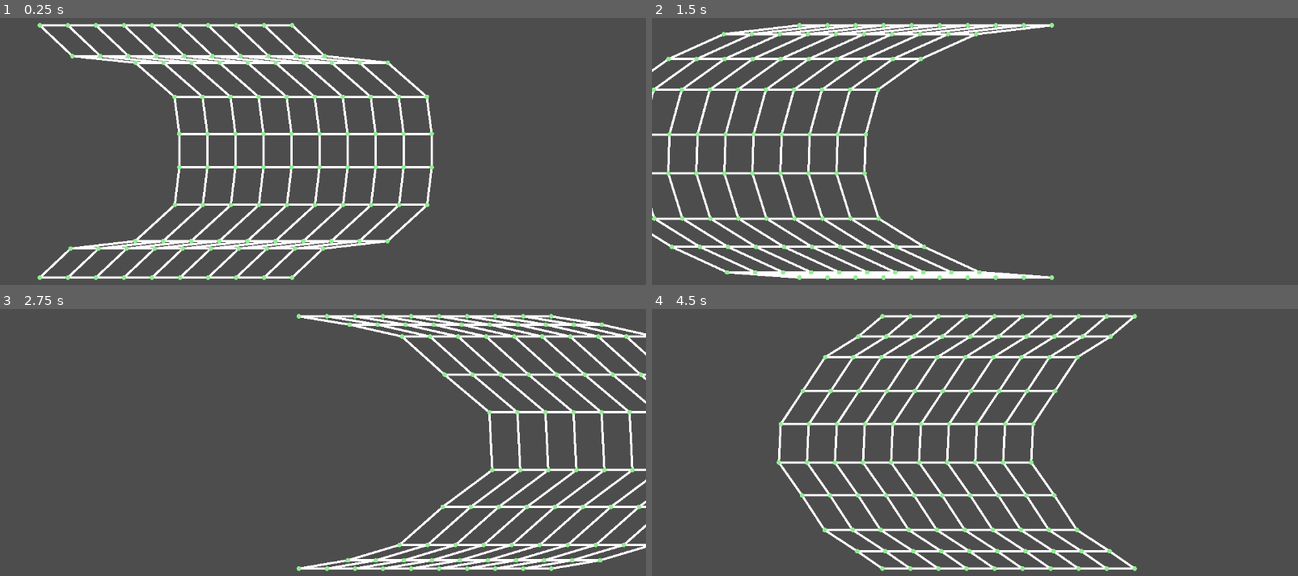
Above: before the commit, frames 1-4 (two rows, left to right).
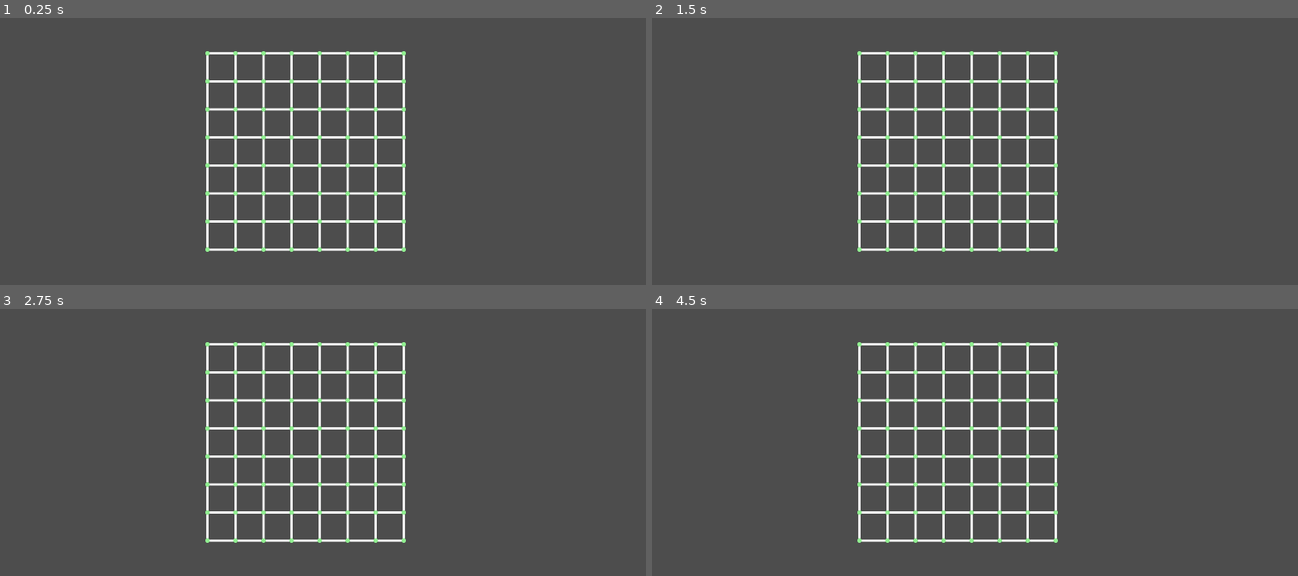
Above: after the commit, the same moments.

Repository: kennethbchen/Medical-Malpicross-Game
Game: Godot game, scene res://scenes/game.tscn
The game is run twice, just before and just after one commit, with the same random seed, the same clock (stepped at 60 frames per second) and the same inputs.
Inputs (mouse positions are in pixels of both pictures, inside the frame that each line leads up to):
- Up to frame 1 (0.25 s): no input
- Up to frame 2 (1.5 s): move the mouse to (1117, 151) at 0.52 s; move the mouse to (845, 188) at 1.27 s
- Up to frame 3 (2.75 s): move the mouse to (387, 381) at 2.02 s
- Up to frame 4 (4.5 s): move the mouse to (942, 533) at 2.77 s; move the mouse to (1168, 517) at 3.52 s; move the mouse to (781, 407) at 4.27 s

The runs differ from the first frame. In frame 1, 12% of the frame differs, in the area x 5-68%, y 1-99%; in frame 2, 14%, in the area x 0-63%, y 1-99%; in frame 3, 14%; in frame 4, 13%.

Commit message:
Made frame of fixed points around non fixed points

Diff:
--- a/scripts/point_grid.gd
+++ b/scripts/point_grid.gd
@@ -34,7 +34,7 @@
 			points.append(point)
 			original_positions.append(pos)
 
-			if row == 0 or row == rows - 1:
+			if row == 0 or row == rows - 1 or col == 0 or col == columns - 1:
 				point.fixed = true
 
 			point_map[Vector2(col, row)] = point
@@ -56,13 +56,13 @@
 
 				if not point_b: continue
 
-				var constraint = PointMassSim.SpringConstraint.new(point, point_b, -1, 100)
+				var constraint = PointMassSim.SpringConstraint.new(point, point_b)
 				constraints.append(constraint)
 
 
 func _physics_process(delta: float) -> void:
 
-	fixed_point_offset.x = cos((Time.get_ticks_msec() / 1000.0)) * 250.0
+	#fixed_point_offset.x = cos((Time.get_ticks_msec() / 1000.0)) * 250.0
 
 	if drag:
 		fixed_point_offset = get_global_mouse_position() - global_position
@@ -91,9 +91,16 @@
 func _draw():
 
 	for i in range(len(constraints)):
+
+		if constraints[i].point_a.fixed or constraints[i].point_b.fixed:
+			continue
+
 		var color: Color = Color.WHITE
 		draw_line(constraints[i].point_a.position, constraints[i].point_b.position, color, 4)
 
 	for i in range(len(points)):
 
+		if points[i].fixed:
+			continue
+
 		draw_circle(points[i].position, 4, Color.LIGHT_GREEN, 5)
